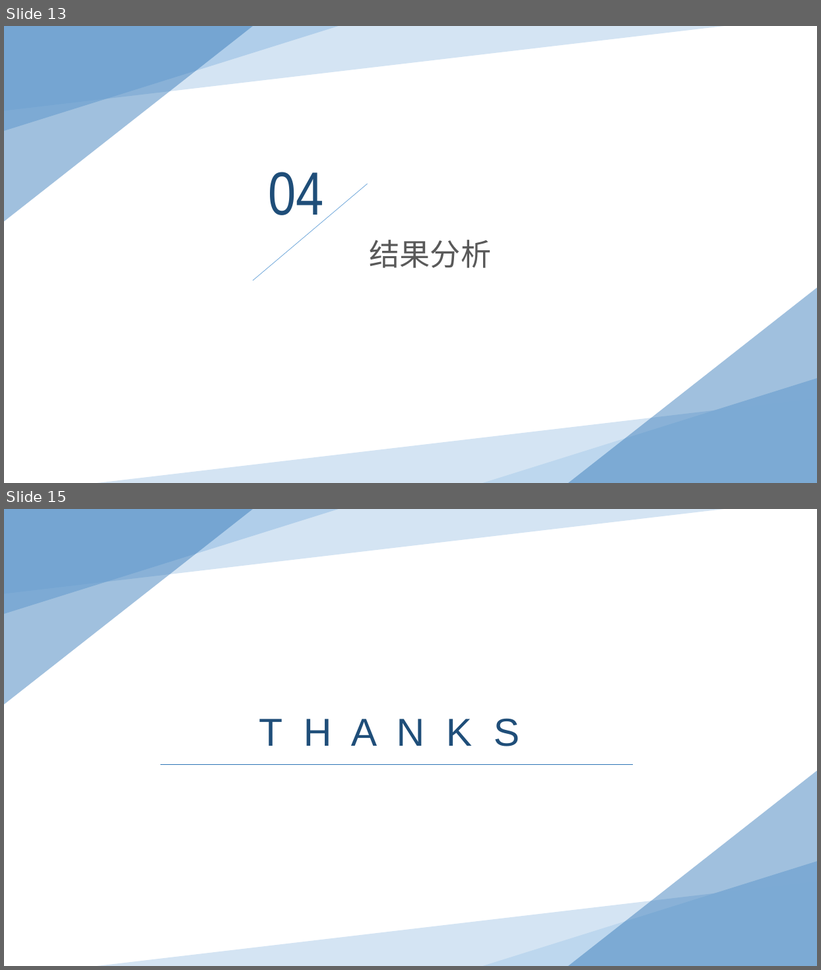
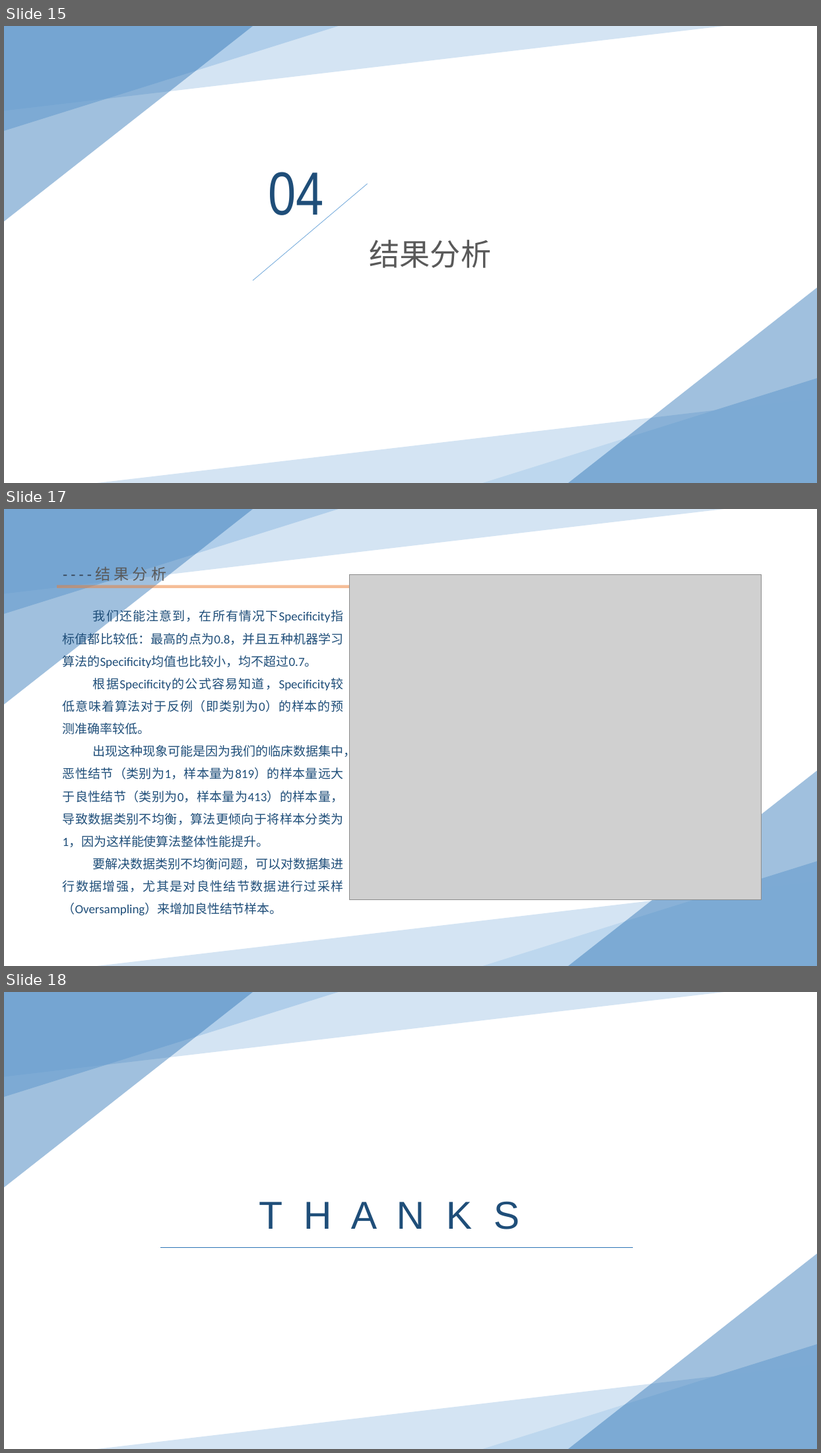
Before and after one commit to Jacob00135/Thyroid-Cancer-Python, a slide deck: 演示稿.pptx. Shown one above the other, each under a label of ours: slides 13 and 15 before the commit, slides 15, 17 and 18 after it; the slides between them are not shown. The pictures are 821x970 and 821x1453 pixels, drawn with LibreOffice and Linux fonts; fonts in the diff are those of the drawing; grey boxes stand for pictures. Boxes give left, top, right and bottom in pixels: in the first picture for what was removed or moved away, otherwise in the second. Text is boxed around its words. In the diff, an @@ line names an element or a change of style, - is before the commit and + after.

```diff
--- a/演示稿.pptx
+++ b/演示稿.pptx
@@ slide 17 added at [4,509,817,966], background #FFFFFF @@
@@ right triangle added at [4,509,725,593], fill #BDD7EE at 65% opacity @@
@@ right triangle added at [4,509,339,614], fill #9DC3E6 at 65% opacity @@
@@ right triangle added at [4,509,253,705], fill #2E75B6 at 45% opacity @@
@@ text added at [95,566,166,583], 18 pt, text #333F50 @@
+- - - - 结 果 分 析
@@ rectangle added at [57,586,560,588], fill #ED7D31 at 50% opacity @@
@@ picture added at [350,575,762,900] @@
@@ text added at [63,608,356,916], 14.8 pt, text #1F4E79 @@
+我们还能注意到，在所有情况下Specificity指标值都比较低：最高的点为0.8，并且五种机器学习算法的Specificity均值也比较小，均不超过0.7。
+根据Specificity的公式容易知道，Specificity较低意味着算法对于反例（即类别为0）的样本的预测准确率较低。
+出现这种现象可能是因为我们的临床数据集中，恶性结节（类别为1，样本量为819）的样本量远大于良性结节（类别为0，样本量为413）的样本量，导致数据类别不均衡，算法更倾向于将样本分类为1，因为这样能使算法整体性能提升。
+要解决数据类别不均衡问题，可以对数据集进行数据增强，尤其是对良性结节数据进行过采样（Oversampling）来增加良性结节样本。
@@ right triangle added at [568,770,817,966], fill #2E75B6 at 45% opacity @@
@@ right triangle added at [483,861,817,966], fill #9DC3E6 at 65% opacity @@
@@ right triangle added at [96,882,817,966], fill #BDD7EE at 65% opacity @@
@@ what was slide 13 is now slide 15 @@
@@ what was slide 15 is now slide 18 @@
```
Also in this commit, not shown: 2 slides changed, 2 other slides added.
